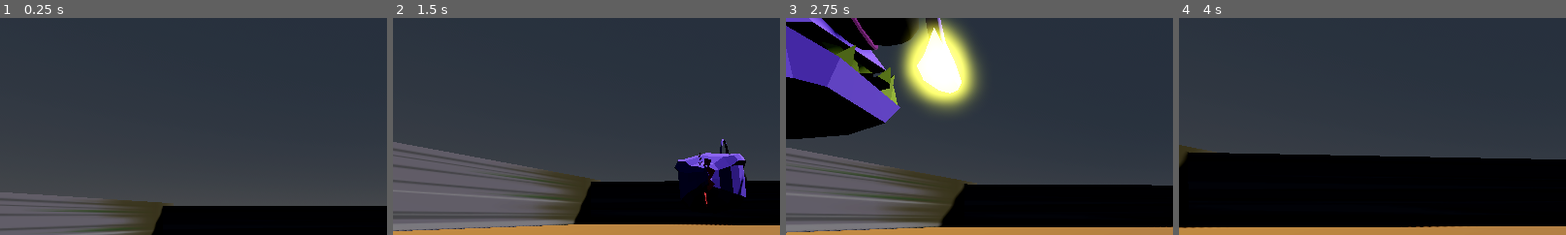
Above: before the commit, frames 1-4 (left to right).
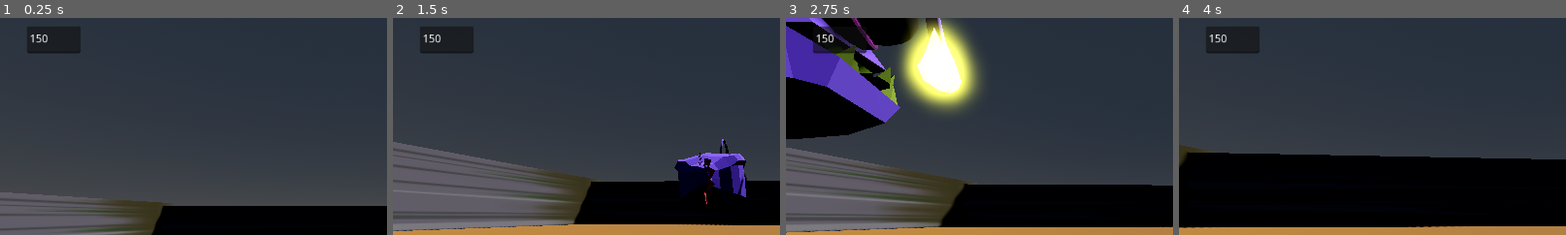
Above: after the commit, the same moments.

Repository: pixelcrust/godotfps
Game: Godot game, scene res://world.tscn
Same seed, same stepped clock (60 frames per second), same inputs: the game is played once before the commit and once after it.
Inputs (mouse positions are % of the whole screen's width and height, from its top left):
- Up to frame 1 (0.25 s): no input
- Up to frame 2 (1.5 s): move the mouse to (55, 50) at 0.52 s; hold Ctrl (key_crouch) 0.53-1.28 s; hold W (key_forward) from 0.53 s (still down); tap Space (key_jump) at 0.77 s; move the mouse to (45, 50) at 1.27 s; tap Tab (key_next_weapon) at 1.35 s
- Up to frame 3 (2.75 s): keep holding W (key_forward); tap Space (key_jump) at 1.52 s; move the mouse to (52, 48) at 2.02 s; hold Shift (key_run) from 2.03 s (still down)
- Up to frame 4 (4 s): keep holding W (key_forward); move the mouse to (49, 52) at 2.77 s; release Shift (key_run) at 2.78 s; click (49, 52) at 2.85 s; tap Space (key_jump) at 3.02, 3.77 s; move the mouse to (57, 51) at 3.52 s; hold Ctrl (key_crouch) from 3.53 s (still down)
The pictures show only the part of the screen within x 0-50%, y 4-54%; the shares and areas given below are measured in that part.

The runs differ from the first frame. In frame 1, 1.6% of the frame differs, in the area x 7-21%, y 4-17%; in frame 2, 1.6%; in frame 3, 0.6%; in frame 4, 1.6%.

Commit message:
beartrap collision, hp gui

Diff:
--- a/Player.gd
+++ b/Player.gd
@@ -28,6 +28,7 @@
 @onready var equipped = null
 @onready var animation_player = $AnimationPlayer
 @onready var display_ammo = $Head/Camera3D/CanvasLayer/SubViewportContainer/SubViewport/Camera3D/display_ammo
+@onready var display_hp = $Head/Camera3D/CanvasLayer/SubViewportContainer/SubViewport/Camera3D/display_hp
 @onready var state_move = 0
 #0.. walking
 #1.. running
@@ -99,6 +100,10 @@
 	#display ammo
 	display_ammo.clear()
 	display_ammo.insert_text_at_caret(str(inventory[inventory_selector].loaded)+"/"+str(inventory[inventory_selector].spare_ammo))
+
+	#display hp
+	display_hp.clear()
+	display_hp.insert_text_at_caret(str(hp))
 
 	# Handle Jump.
 	if Input.is_action_just_pressed("key_jump") and is_on_floor():
--- a/Scenes/player.tscn
+++ b/Scenes/player.tscn
@@ -157,6 +157,13 @@
 offset_bottom = 603.0
 placeholder_text = "L/S"
 
+[node name="display_hp" type="TextEdit" parent="Head/Camera3D/CanvasLayer/SubViewportContainer/SubViewport/Camera3D"]
+offset_left = 40.0
+offset_top = 40.0
+offset_right = 120.0
+offset_bottom = 80.0
+placeholder_text = "HP"
+
 [node name="bone_head" type="PhysicalBone3D" parent="Head" groups=["has_hp"]]
 collision_layer = 2
 collision_mask = 2
--- a/beartrap.gd
+++ b/beartrap.gd
@@ -1,5 +1,9 @@
 extends Node3D
 
+@onready var animationplayer = $AnimationPlayer
+@onready var raycast = $MeshInstance3D/RayCast3D
+@onready var trap_set = 1
+@onready var dmg = 50
 
 # Called when the node enters the scene tree for the first time.
 func _ready():
@@ -8,4 +12,11 @@
 
 # Called every frame. 'delta' is the elapsed time since the previous frame.
 func _process(delta):
-	pass
+	if trap_set == 1:
+		if raycast.is_colliding():
+			if(raycast.get_collider().is_in_group("has_hp")):
+				raycast.get_collider().hit(dmg)
+			trap_set = 0
+			animationplayer.play("close")
+	else:
+		pass
--- a/beartrap.tscn
+++ b/beartrap.tscn
@@ -45,6 +45,7 @@
 }
 
 [node name="Beartrap" type="Node3D"]
+transform = Transform3D(0.5, 0, 0, 0, 0.5, 0, 0, 0, 0.5, 0, 0, 0)
 script = ExtResource("1_4l02p")
 
 [node name="MeshInstance3D" type="MeshInstance3D" parent="."]
--- a/world.tscn
+++ b/world.tscn
@@ -7,6 +7,7 @@
 [ext_resource type="PackedScene" uid="uid://dhunj16wsng6n" path="res://propane_tank.tscn" id="5_gh7ya"]
 [ext_resource type="PackedScene" uid="uid://csmo3ugeusx1s" path="res://fish.tscn" id="6_ekceb"]
 [ext_resource type="PackedScene" uid="uid://cjunlnpml1r6h" path="res://gate.tscn" id="8_6stjv"]
+[ext_resource type="PackedScene" uid="uid://cvihmp2ma48n5" path="res://beartrap.tscn" id="8_f6haw"]
 
 [sub_resource type="ProceduralSkyMaterial" id="ProceduralSkyMaterial_q60k4"]
 sky_horizon_color = Color(0.64625, 0.65575, 0.67075, 1)
@@ -108,3 +109,12 @@
 
 [node name="Node3D5" parent="NavigationRegion3D" instance=ExtResource("8_6stjv")]
 transform = Transform3D(1.5, 0, 0, 0, 1.5, 0, 0, 0, 1.5, 19.5443, 1.4972, -10.5522)
+
+[node name="Beartrap" parent="." instance=ExtResource("8_f6haw")]
+transform = Transform3D(0.5, 0, 0, 0, 0.5, 0, 0, 0, 0.5, -14.9824, 0.846079, 5.52945)
+
+[node name="Beartrap2" parent="." instance=ExtResource("8_f6haw")]
+transform = Transform3D(0.5, 0, 0, 0, 0.5, 0, 0, 0, 0.5, -15.3315, 0.846078, 10.1137)
+
+[node name="Beartrap3" parent="." instance=ExtResource("8_f6haw")]
+transform = Transform3D(0.5, 0, 0, 0, 0.5, 0, 0, 0, 0.5, -13.8407, 0.846079, 14.7131)
Not shown: 1 places in world.tscn that only renumber resources
